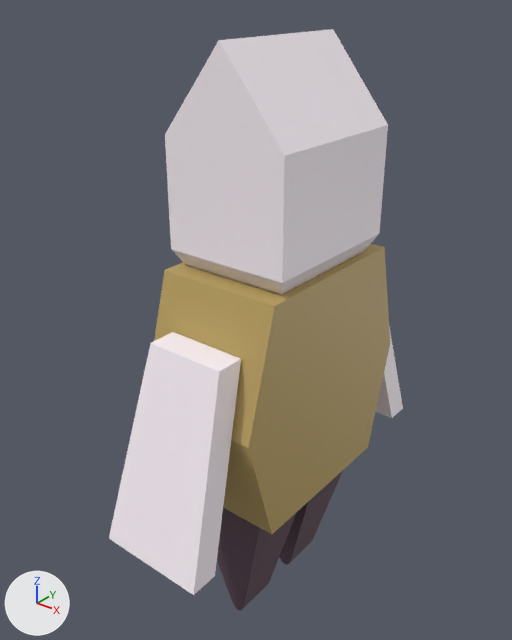
Two versions of the Blender file assets/model/player/player_rev2.blend, one commit apart.
Camera for both pictures: a 50 mm lens placed at (1.16, -1.553, 1.976), pointed at (-0.079, -0.004, 1.016). Lighting does not change. The marker at lower left points along +X, +Y and +Z.

The first picture shows 'Head', 'LeftArm', 'LeftLeg', 'RightArm', 'RightLeg', 'Torso'.
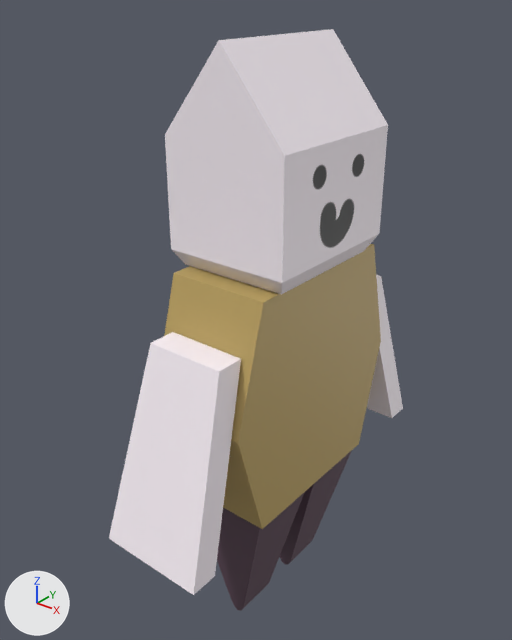
Boxes [x1, y1, x2, y2] around the edits, measured in the pictures (512 x 640 px):
'Head', recoloured, surface changed
    both: [175, 151, 368, 295]
'Torso', rescaled (8% narrower)
    before: [154, 244, 390, 534]
    after: [164, 244, 381, 529]
part 1 of me_cube_008, surface changed
    both: [165, 29, 388, 295]

Edits to the bpy script that builds the scene:
```text
Add img_face:
    img_face = load_image('Face', '_unpacked/Face', 4096, 4096, 'sRGB')
Add mat_face:
    mat_face = principled_material('Face')
    mat_face.texture = img_face
Change me_cube_008:
    where me_cube_008.from_pydata(...)  # 14 vertices, 13 faces; spans x -0.175..0.175, y -0.175..0.175, z -0.175..0.372
    used by ob_head; location = (0.0, 0.0, 1.432); scale = (1.11, 1.37, 1.11)
    remove me_cube_008.materials.append(mat_skin)  # white #fff6fd
    me_cube_008 part 1: texture (UV) coordinates of 13 of 13 faces, centred in x -0.175..0.175, y -0.175..0.175, z -0.175..0.265, changed; they spanned u 0.12..0.67, v 0.0..1.0 and now span u 0.0..0.95, v 0.0..1.0
    add me_cube_008.materials.append(mat_face)  # picture img_face
Change ob_torso:
    ob_torso.scale: (1.11, 2.15, 2.11) -> (0.902, 2.15, 2.11)
```
